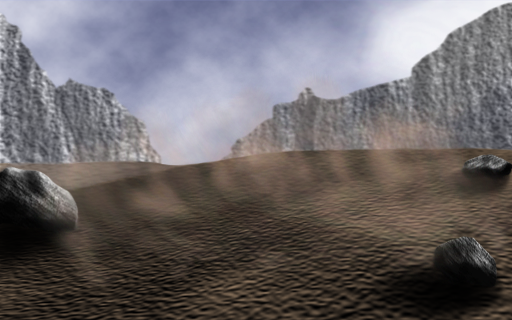
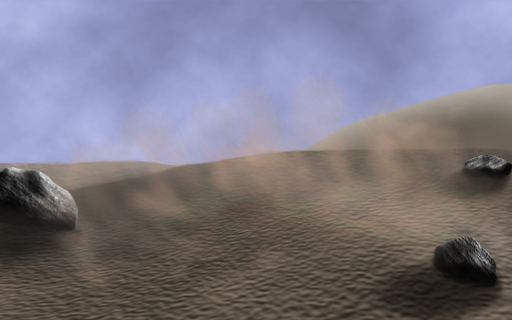
Layer changes from the first 512 x 320 image to the second:
painted on "Layer 2 copy" over [434, 163, 512, 205]
painted on "Layer 5" over [369, 256, 507, 320]
painted on "Layer 2" over [0, 196, 84, 274]
painted on "HL" (1st of 2, in "Ground") over [0, 83, 512, 320]
"Layer 3": opacity 100% → 70% over [0, 145, 512, 320]
added layer "Layer 7" (20%) in group "Ground" over [301, 84, 512, 152]
hid group "Mountains" (4 layers) over [0, 0, 512, 320]
hid "Sun Light" over [57, 0, 512, 167]
"Sky" (2nd of 2, in "Sky"): opacity 100% → 60% over [0, 0, 512, 320]
